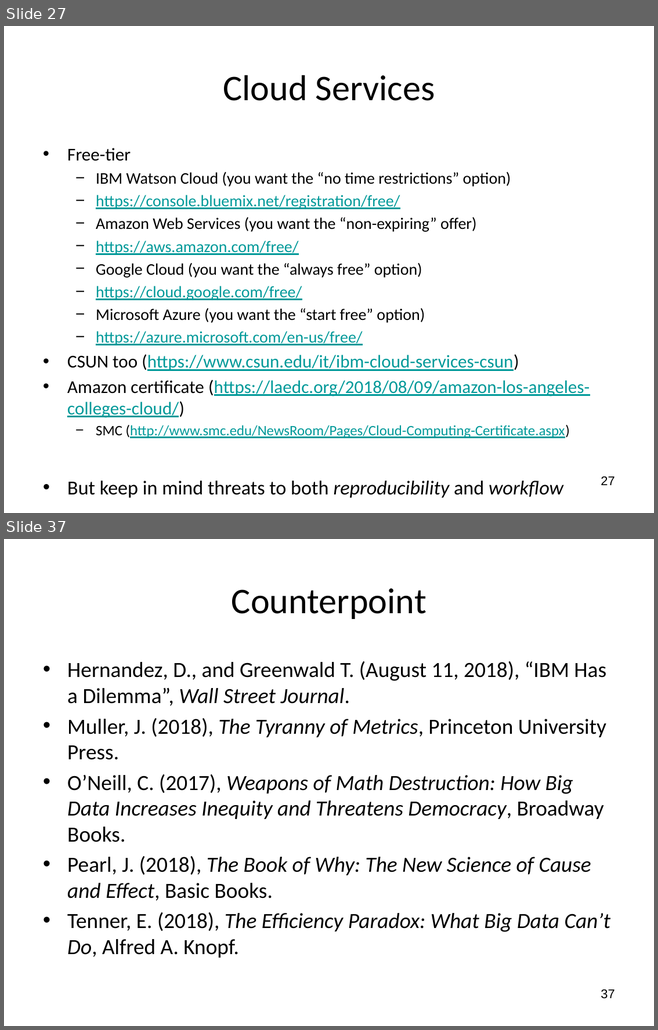
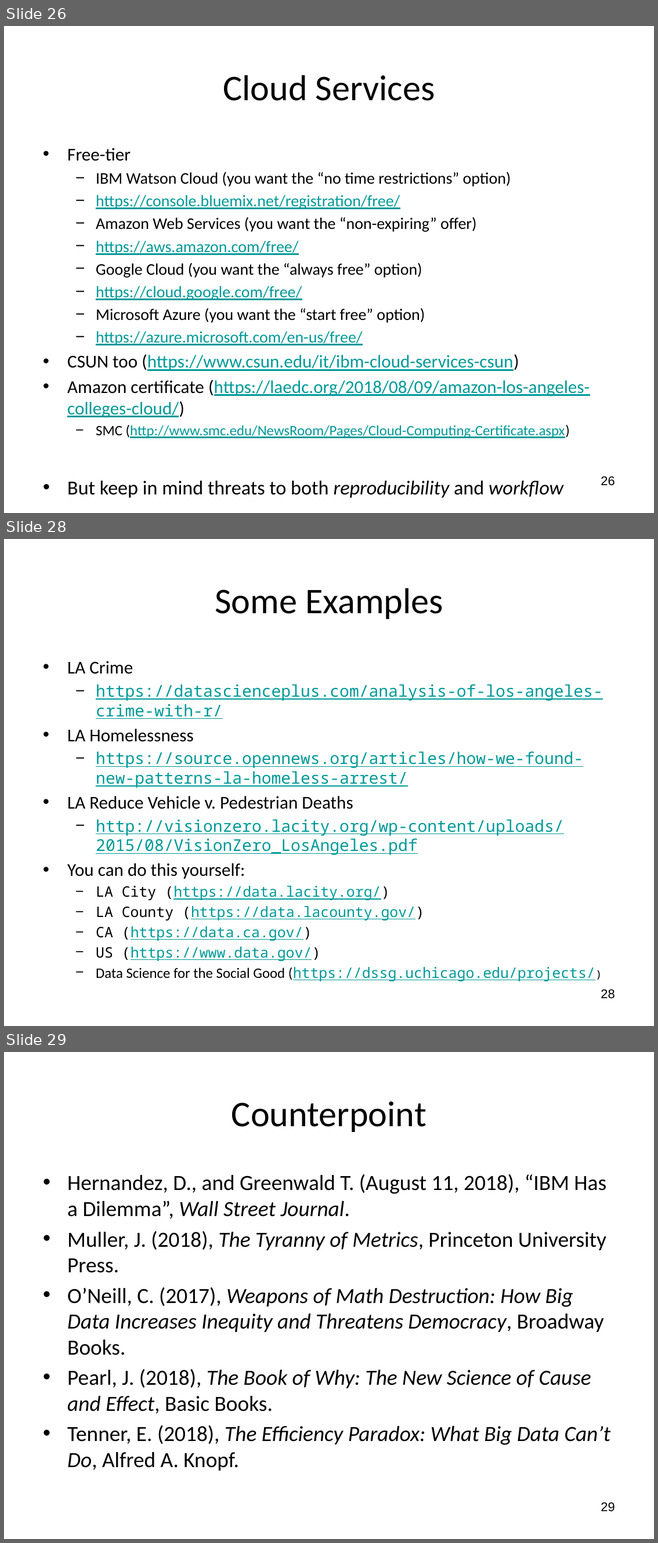
Before and after one commit to wsphd/datajam2018, a slide deck: dj2018.odp. Shown one above the other, each under a label of ours: slides 27 and 37 before the commit, slides 26, 28 and 29 after it; the slides between them are not shown. The pictures are 658x1030 and 658x1543 pixels, drawn with LibreOffice and Linux fonts; fonts in the diff are those of the drawing. Boxes give left, top, right and bottom in pixels: in the first picture for what was removed or moved away, otherwise in the second. Text is boxed around its words. In the diff, an @@ line names an element or a change of style, - is before the commit and + after.

```diff
--- a/dj2018.odp
+++ b/dj2018.odp
@@ slide 28 added at (4,539,654,1026), background #FFFFFF @@
@@ title added at (215,588,443,619), 40 pt, text #000000 @@
+Some Examples
@@ text added at (67,661,603,982), 18 pt, text #009999, underline @@
+• LA Crime
+  − https://datascienceplus.com/analysis-of-los-angeles-crime-with-r/
+• LA Homelessness
+  − https://source.opennews.org/articles/how-we-found-new-patterns-la-homeless-arrest/
+• LA Reduce Vehicle v. Pedestrian Deaths
+  − http://visionzero.lacity.org/wp-content/uploads/2015/08/VisionZero_LosAngeles.pdf
+• You can do this yourself:
+  − LA City (https://data.lacity.org/)
+  − LA County (https://data.lacounty.gov/)
+  − CA (https://data.ca.gov/)
+  − US (https://www.data.gov/)
+  − Data Science for the Social Good (https://dssg.uchicago.edu/projects/)
@@ page number added at (600,989,614,999), 14 pt, text #000000 @@
+28
@@ what was slide 27 is now slide 26 @@
@@ page number at (600,476,614,486): text changed @@
-27
+26
@@ what was slide 37 is now slide 29 @@
@@ page number at (600,1502,614,1512): text changed @@
-37
+29
```
Also in this commit, not shown: 8 slides changed, 3 other slides added, 10 slides removed, 1 other file.
